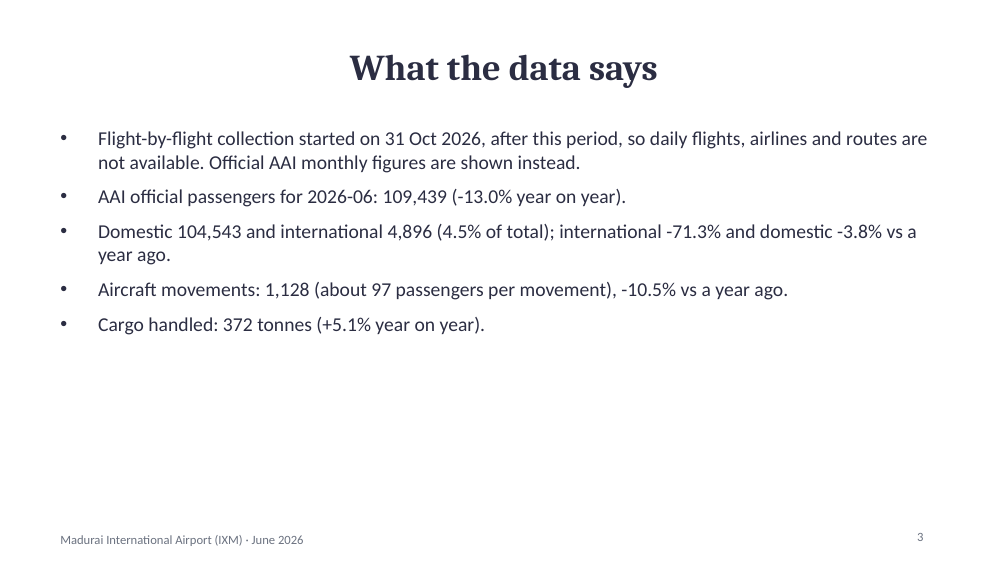
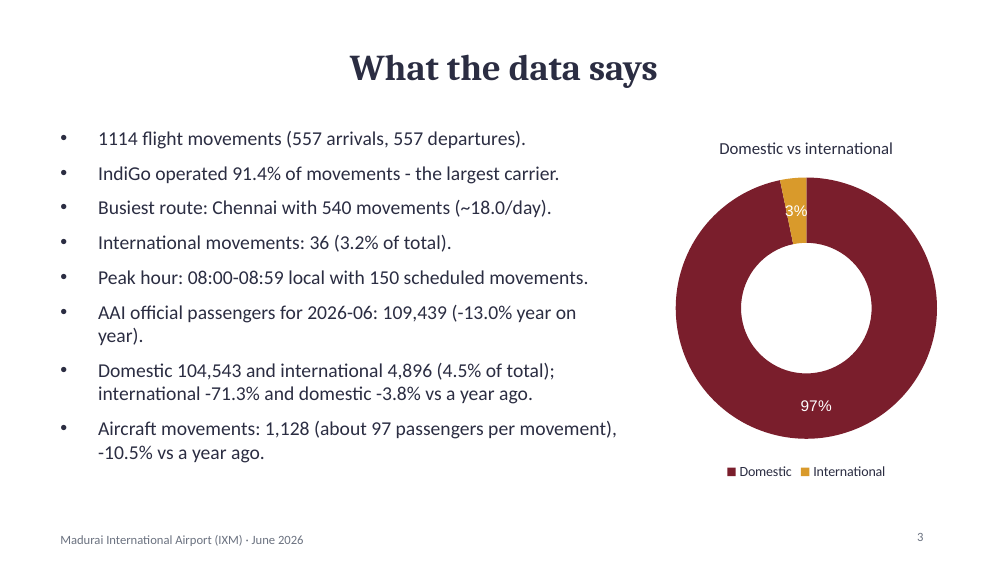
Before and after one commit to jarunprasath/madurai-airport-tracker, a slide deck: slide 3 of reports/IXM_monthly_report_2026-06.pptx. Drawn at 1008x567 pixels with LibreOffice and Linux fonts; fonts in the diff are those of the drawing. Boxes give left, top, right and bottom in pixels: in the first picture for what was removed or moved away, otherwise in the second. Text is boxed around its words. In the diff, an @@ line names an element or a change of style, - is before the commit and + after.

```diff
--- a/reports/IXM_monthly_report_2026-06.pptx
+++ b/reports/IXM_monthly_report_2026-06.pptx
@@ text at bbox=[98, 131, 588, 284]: text changed @@
-• Flight-by-flight collection started on 31 Oct 2026, after this period, so daily flights, airlines and routes are not available. Official AAI monthly figures are shown instead.
+• 1114 flight movements (557 arrivals, 557 departures).
+• IndiGo operated 91.4% of movements - the largest carrier.
+• Busiest route: Chennai with 540 movements (~18.0/day).
+• International movements: 36 (3.2% of total).
+• Peak hour: 08:00-08:59 local with 150 scheduled movements.
@@ doughnut chart added at bbox=[655, 121, 958, 484] @@
+title "Domestic vs international"
+categories: Domestic, International
+Series 1: 97, 3
@@ text at bbox=[98, 317, 486, 335]: paragraph removed @@
-• Cargo handled: 372 tonnes (+5.1% year on year).
```
Also in this commit, not shown: 6 other slides changed, 1 other file.
